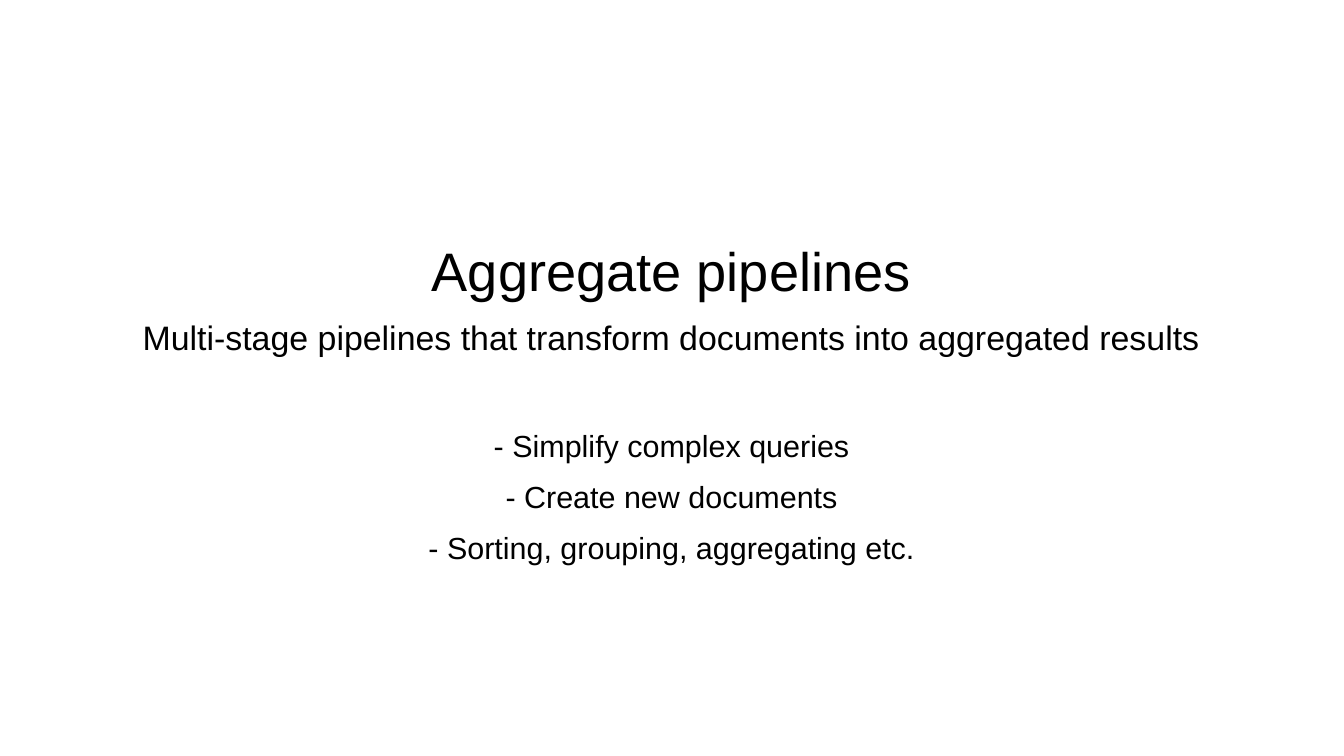
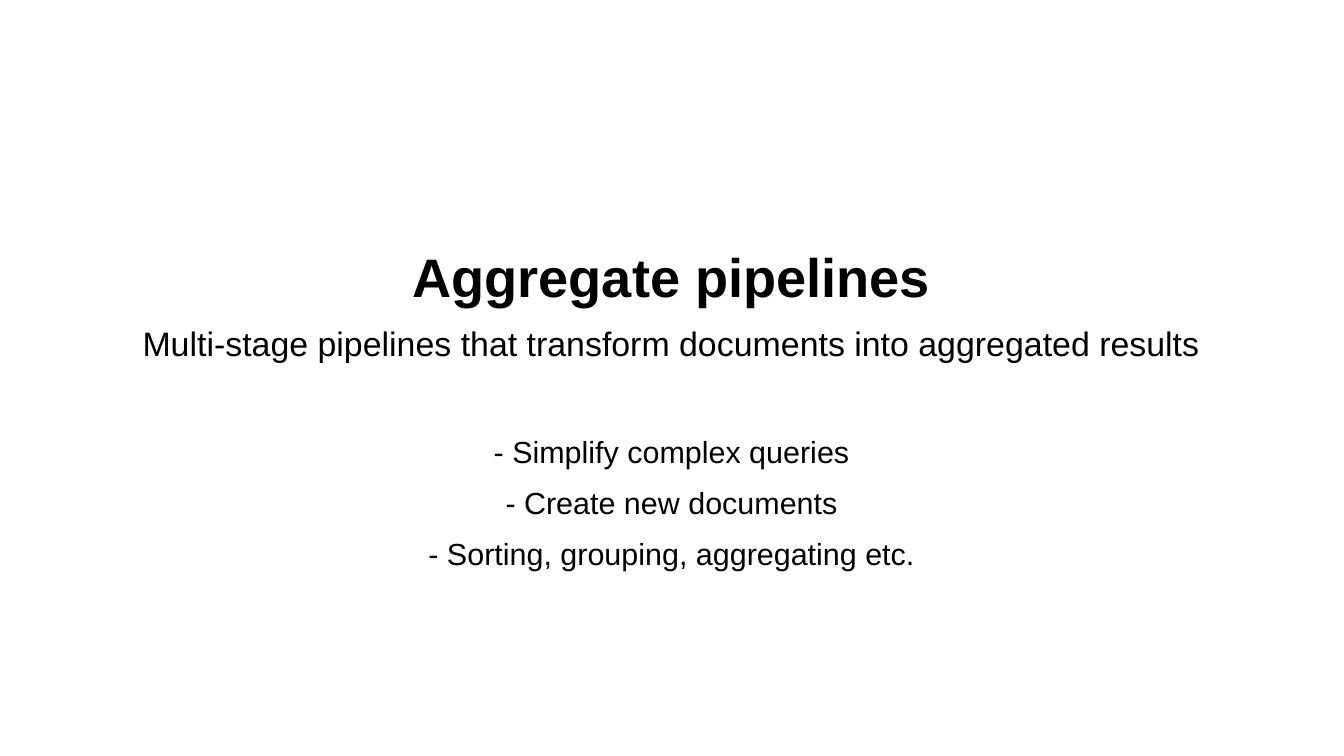
Before and after one commit to skrabbenborg/nosql-talk, a slide deck: slide 12 of presentation/presentation.pptx (slide 33 before the commit). Drawn at 1344x756 pixels with LibreOffice and Linux fonts; fonts in the diff are those of the drawing; background and template pictures are left out. Boxes give left, top, right and bottom in pixels: in the first picture for what was removed or moved away, otherwise in the second. Text is boxed around its words. In the diff, an @@ line names an element or a change of style, - is before the commit and + after.

```diff
--- a/presentation/presentation.pptx
+++ b/presentation/presentation.pptx
@@ text at (412,257,930,307): bold on in "Aggregate pipelines" @@
```
Also in this commit, not shown: 1 other slide changed, 10 slides added, 4 slides removed, 8 other files.
